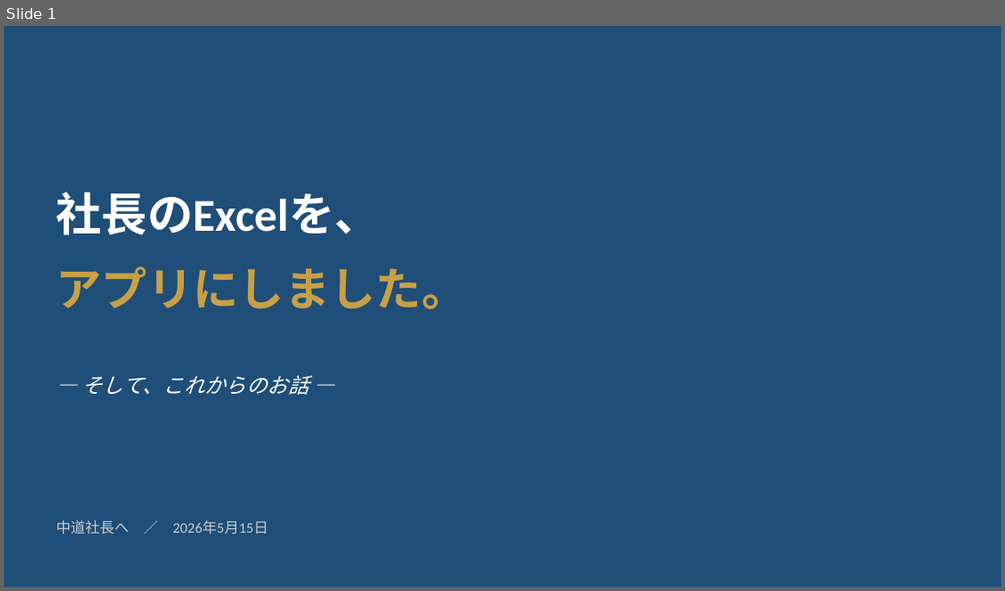
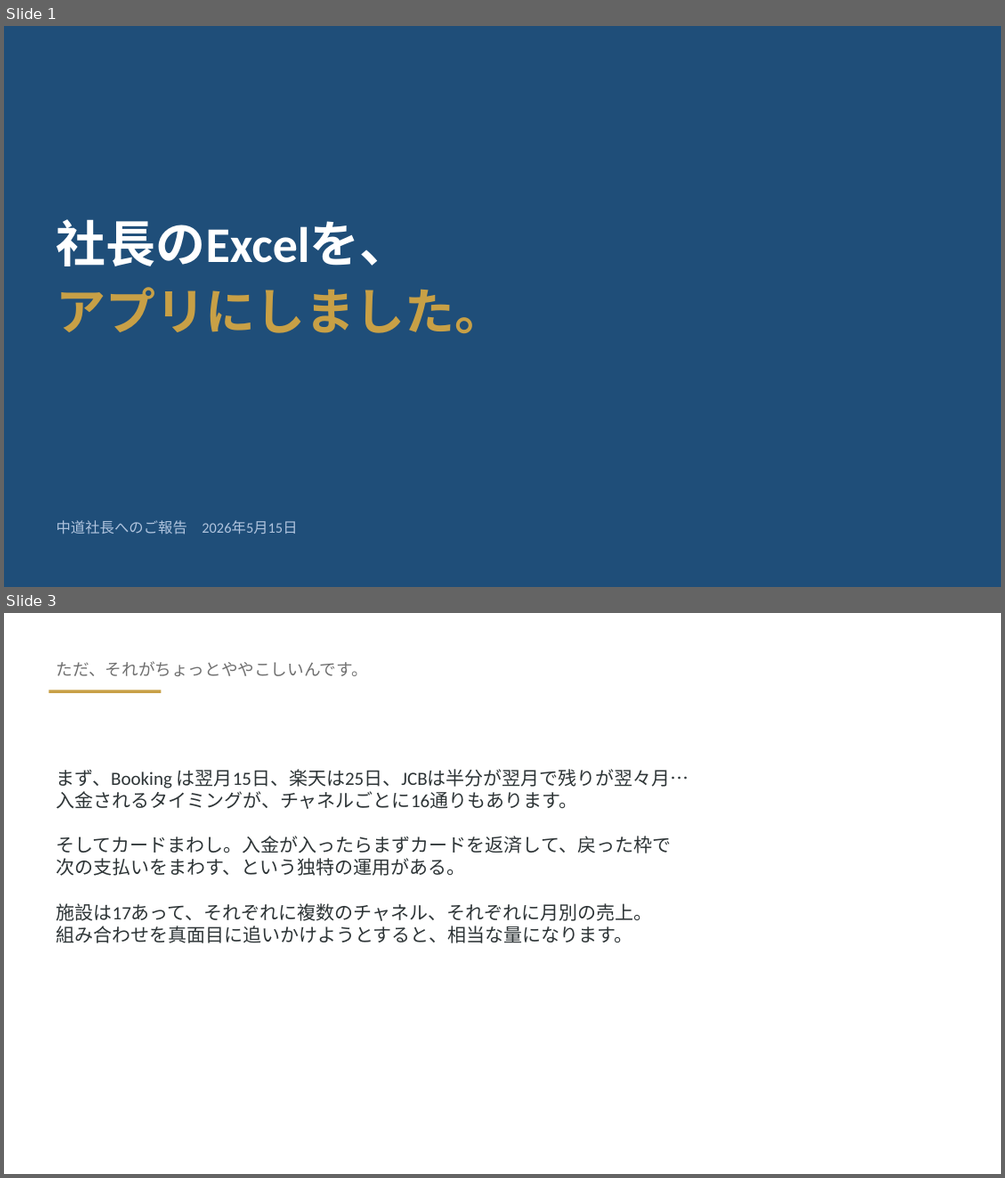
Before and after one commit to lbnakao/grcarsystem, a slide deck: 中道社長向け_資金管理_v10反映ご報告.pptx. Shown one above the other, each under a label of ours: slide 1 before the commit, slides 1 and 3 after it; the slides between them are not shown. The pictures are 1005x591 and 1005x1178 pixels, drawn with LibreOffice and Linux fonts; fonts in the diff are those of the drawing. Boxes give left, top, right and bottom in pixels: in the first picture for what was removed or moved away, otherwise in the second. Text is boxed around its words. In the diff, an @@ line names an element or a change of style, - is before the commit and + after.

```diff
--- a/中道社長向け_資金管理_v10反映ご報告.pptx
+++ b/中道社長向け_資金管理_v10反映ご報告.pptx
@@ slide 3 added at <box>4,613,1001,1174</box>, background #FFFFFF @@
@@ text added at <box>57,661,368,676</box>, 16 pt, text #707070 @@
+ただ、それがちょっとややこしいんです。
@@ line added from (48, 691) to (161, 691), #C8A046 3 pt @@
@@ text added at <box>57,769,689,943</box>, 18 pt, text #2D3436 @@
+まず、Booking は翌月15日、楽天は25日、JCBは半分が翌月で残りが翌々月…
+入金されるタイミングが、チャネルごとに16通りもあります。
+そしてカードまわし。入金が入ったらまずカードを返済して、戻った枠で
+次の支払いをまわす、という独特の運用がある。
+施設は17あって、それぞれに複数のチャネル、それぞれに月別の売上。
+組み合わせを真面目に追いかけようとすると、相当な量になります。
@@ slide 1 changed as well @@
@@ text "社長のExcelを、" at <box>57,219,410,266</box>: size 44 to 48 pt @@
@@ text "社長のExcelを、": place and size @@
-text "社長のExcelを、" at <box>57,192,380,235</box>
+text "社長のExcelを、" at <box>57,219,410,266</box>
@@ text "アプリにしました。": place and size @@
-text "アプリにしました。" at <box>57,266,468,309</box>
+text "アプリにしました。" at <box>57,287,505,333</box>
@@ text "アプリにしました。" at <box>57,287,505,333</box>: size 44 to 48 pt @@
@@ text removed at <box>81,375,308,394</box> @@
-— そして、これからのお話 —
@@ text at <box>57,520,297,534</box>: text changed; text colour #CCCCCC to #B0C4DE @@
-中道社長へ ／ 2026年5月15日
+中道社長へのご報告 2026年5月15日
```
Also in this commit, not shown: 6 other slides changed, 3 other slides added, 2 slides removed, 3 other files.
